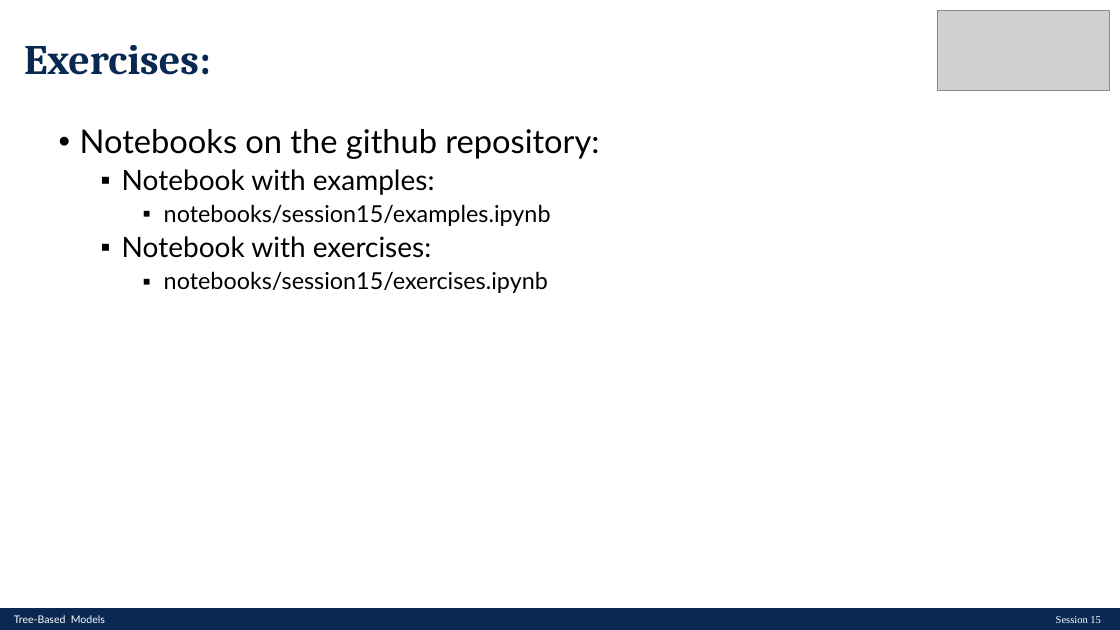
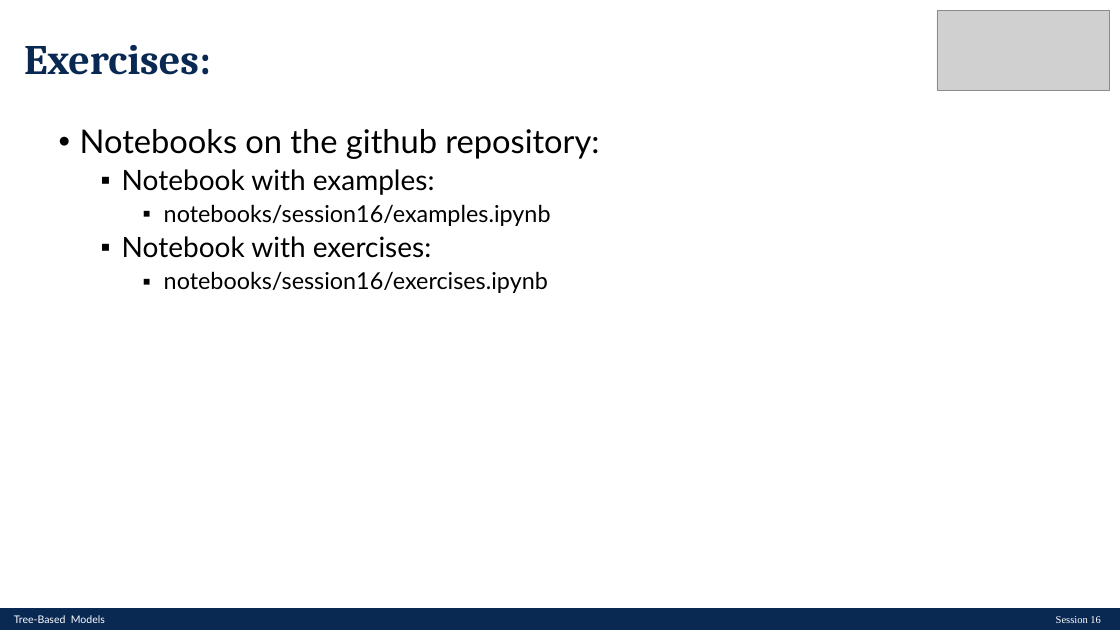
Before and after one commit to makee5/ML_ADS, a slide deck: slide 5 of materials/session_16/PL/ML-Session16-PL.pptx. Drawn at 1120x630 pixels with LibreOffice and Linux fonts; fonts in the diff are those of the drawing; grey boxes stand for pictures. Boxes give left, top, right and bottom in pixels: in the first picture for what was removed or moved away, otherwise in the second. Text is boxed around its words. In the diff, an @@ line names an element or a change of style, - is before the commit and + after.

Commit message:
[UPDATE] session 16 slides

```diff
--- a/materials/session_16/PL/ML-Session16-PL.pptx
+++ b/materials/session_16/PL/ML-Session16-PL.pptx
@@ text at (164,204,551,226): text changed @@
-    ▪ notebooks/session15/examples.ipynb
+    ▪ notebooks/session16/examples.ipynb
@@ text at (164,271,548,293): text changed @@
-    ▪ notebooks/session15/exercises.ipynb
+    ▪ notebooks/session16/exercises.ipynb
@@ text at (1056,616,1101,623): text changed @@
-Session 15
+Session 16
```
Also in this commit, not shown: 4 other slides changed, 3 other files.
